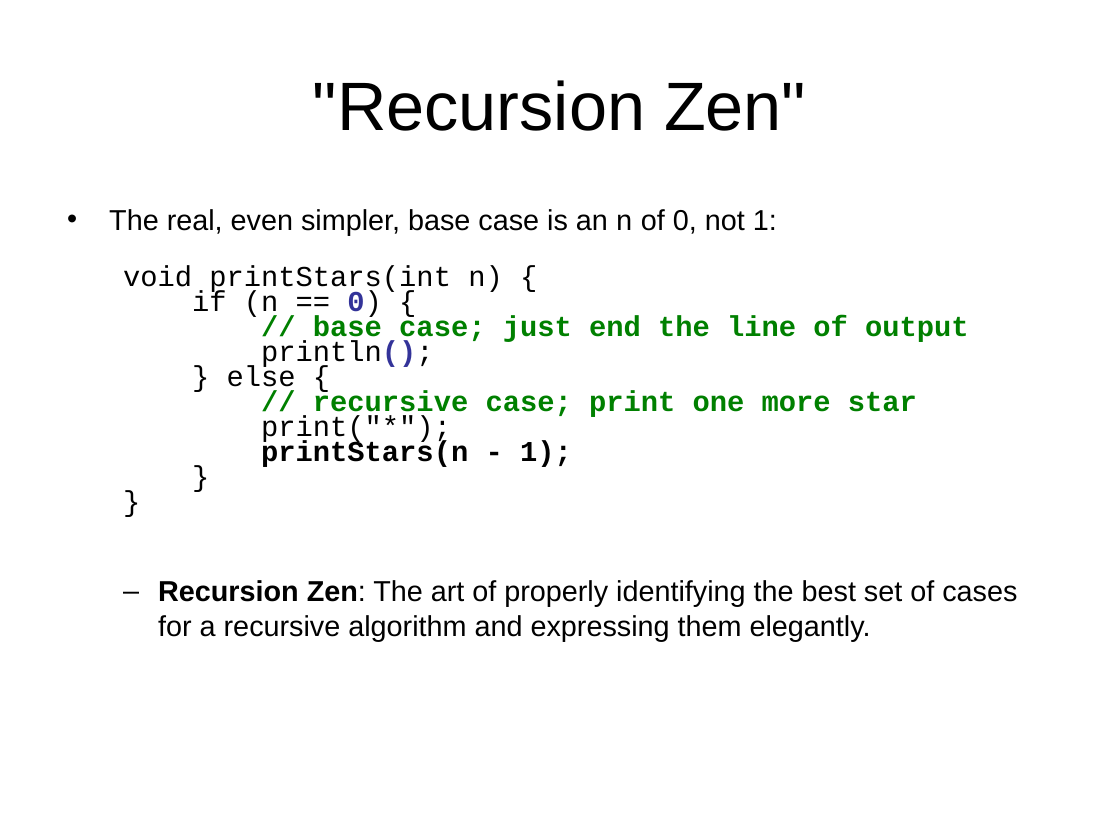
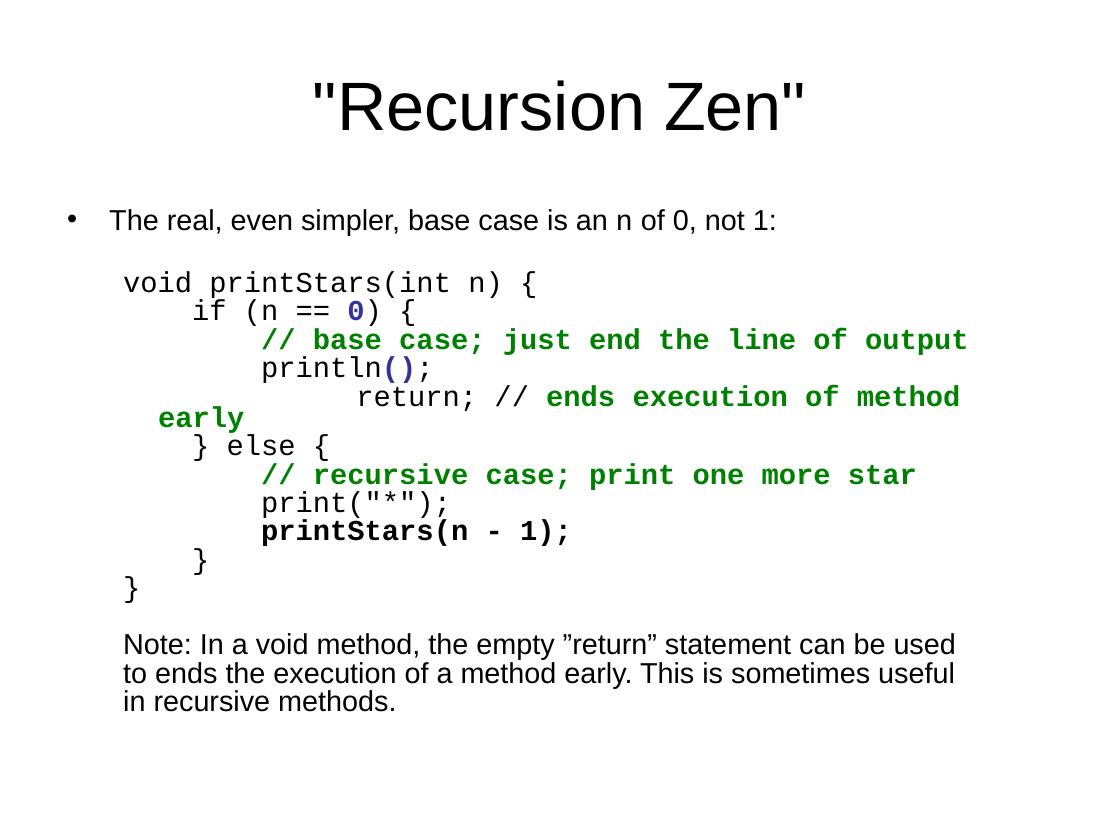
Before and after one commit to LongBaoNguyen/longbaonguyen.github.io, a slide deck: slide 19 of courses/apcsp/lecture14.ppt. Drawn at 1120x840 pixels with LibreOffice and Linux fonts; fonts in the diff are those of the drawing; background and template pictures are left out. Boxes give left, top, right and bottom in pixels: in the first picture for what was removed or moved away, otherwise in the second. Text is boxed around its words. In the diff, an @@ line names an element or a change of style, - is before the commit and + after.

```diff
--- a/courses/apcsp/lecture14.ppt
+++ b/courses/apcsp/lecture14.ppt
@@ text at box(123, 271, 969, 546): line spacing 0.5 to 0.6 @@
@@ text at box(158, 385, 961, 435): paragraph added @@
+  return; // ends execution of method early
@@ text at box(123, 633, 956, 712): text changed @@
-  – Recursion Zen: The art of properly identifying the best set of cases for a recursive algorithm and expressing them elegantly.
+  Note: In a void method, the empty ”return” statement can be used
+  to ends the execution of a method early. This is sometimes useful
+  in recursive methods.
```
Also in this commit, not shown: 7 other slides changed, 1 slide removed, 12 other files.
